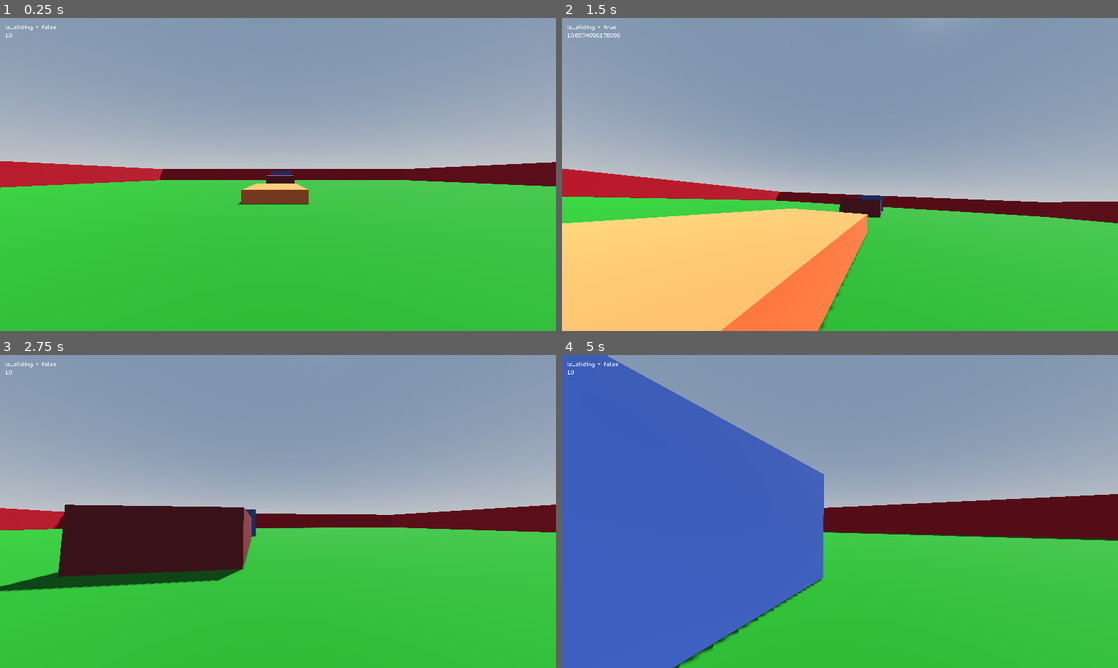
Above: before the commit, frames 1-4 (two rows, left to right).
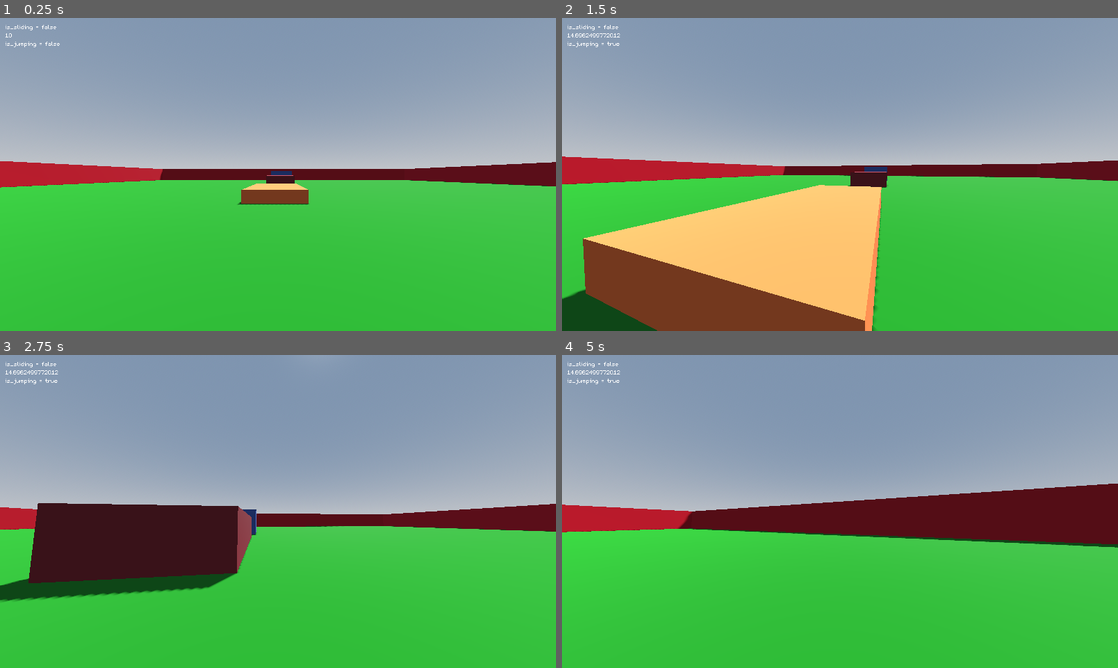
Above: after the commit, the same moments.

Repository: VanixWasTaken/Netrunner
Game: Godot game, scene res://Scenes and Scripts/test_level.tscn
Two runs of this game, one before a commit and one after it. Both use one fixed random seed, a clock stepped at 60 frames per second and the inputs below.
Inputs (mouse positions are in pixels of both pictures, inside the frame that each line leads up to):
- Up to frame 1 (0.25 s): no input
- Up to frame 2 (1.5 s): move the mouse to (867, 174) at 0.52 s; hold W (forward) from 0.53 s (still down); tap Shift (slide) at 0.6 s; tap Space (jump) at 0.77, 0.8, 1.07, 1.35 s; move the mouse to (812, 174) at 1.27 s
- Up to frame 3 (2.75 s): keep holding W (forward); tap Space (jump) at 1.52, 1.82, 2.3 s; tap Shift (slide) at 1.55, 2.1 s; move the mouse to (289, 505) at 2.02 s
- Up to frame 4 (5 s): keep holding W (forward); move the mouse to (834, 517) at 2.77 s; tap Shift (slide) at 2.85, 4.35 s; tap Space (jump) at 3.02, 3.32, 3.6, 3.77, 4.07, 4.52, 4.82 s; move the mouse to (878, 514) at 3.52 s; move the mouse to (795, 508) at 4.27 s

The runs differ from the first frame. In frame 1, less than 0.1% of the frame differs, in the area x 1-11%, y 7-10%; in frame 2, 32%; in frame 3, 3.8%; in frame 4, 38%, in the area x 0-100%, y 0-100%.

Commit message:
slide movement kombi added

Diff:
--- a/Scenes and Scripts/player.gd
+++ b/Scenes and Scripts/player.gd
@@ -2,6 +2,7 @@
 
 
 @export var speed = 10.0
+var new_speed = 10
 @export var jump_velocity = 4.5
 @export var sensitivity = 0.003
 
@@ -19,6 +20,7 @@
 
 # slide variables
 var is_sliding = false
+var is_jumping = false
 
 @onready var head = $Head
 @onready var camera = $Head/Camera3D
@@ -32,7 +34,8 @@
 
 	# label test text
 	label.text = "is_sliding = " + str(is_sliding) + "
-	" + str(speed)
+	" + str(speed) + "
+			" + "is_jumping = " + str(is_jumping)
 
 func _unhandled_input(event):
 	if event is InputEventMouseMotion:
@@ -42,27 +45,55 @@
 
 func _process(delta):
 	label.text = "is_sliding = " + str(is_sliding) + "
-			" + str(speed)
+			" + str(speed) + "
+			" + "is_jumping = " + str(is_jumping)
 
 
 func _physics_process(delta):
+	save_local_new_speed()
 	# Add the gravity.
 	if not is_on_floor():
 		velocity.y -= gravity * delta
 
 	# Handle jump.
 	if Input.is_action_just_pressed("jump") and is_on_floor():
+		is_jumping = true
+		is_sliding = false
 		velocity.y = jump_velocity
+		animation_player.stop()
+		speed = new_speed
+		new_speed = 10
+	elif is_on_floor():
+		is_jumping = false
+
+
+
 
 	# Get the input direction and handle the movement/deceleration.
 	# As good practice, you should replace UI actions with custom gameplay actions.
 	var input_dir = Input.get_vector("left", "right", "forward", "backward")
 	var direction = (head.transform.basis * Vector3(input_dir.x, 0, input_dir.y)).normalized()
 
+
 	if is_on_floor():
-		if Input.is_action_just_pressed("slide"):
+		if Input.is_action_just_pressed("slide") and !direction == Vector3.ZERO and speed == 10:
 			is_sliding = true
 			animation_player.play("slide_animation")
+		elif Input.is_action_just_pressed("slide") and !direction == Vector3.ZERO and speed < 15:
+			is_sliding = true
+			animation_player.play("slide_animation_2")
+		elif Input.is_action_just_pressed("slide") and !direction == Vector3.ZERO and speed < 20:
+			is_sliding = true
+			animation_player.play("slide_animation_3")
+		elif Input.is_action_just_pressed("slide") and !direction == Vector3.ZERO and speed < 25:
+			is_sliding = true
+			animation_player.play("slide_animation_4")
+		elif Input.is_action_just_pressed("slide") and !direction == Vector3.ZERO and speed < 30:
+			is_sliding = true
+			animation_player.play("slide_animation_5")
+		elif Input.is_action_just_pressed("slide") and !direction == Vector3.ZERO and speed < 35:
+			is_sliding = true
+			animation_player.play("slide_animation_5")
 
 		if direction:
 			velocity.x = direction.x * speed / 2
@@ -91,9 +122,15 @@
 
 	move_and_slide()
 
+	if speed > 10 and is_on_floor() and !is_sliding:
+		await get_tree().create_timer(1).timeout
+		if !is_jumping:
+			speed = 10
 
 
 
+func save_local_new_speed():
+	new_speed = speed
 
 func _headbob(time) -> Vector3:
 	var pos = Vector3.ZERO
--- a/Scenes and Scripts/player.tscn
+++ b/Scenes and Scripts/player.tscn
@@ -43,7 +43,7 @@
 "times": PackedFloat32Array(0, 1),
 "transitions": PackedFloat32Array(1, 1),
 "update": 0,
-"values": [20.0, 10.0]
+"values": [15.0, 10.0]
 }
 
 [sub_resource type="Animation" id="Animation_rnx4j"]
@@ -83,12 +83,172 @@
 "transitions": PackedFloat32Array(1),
 "update": 0,
 "values": [10.0]
+}
+
+[sub_resource type="Animation" id="Animation_f0c8r"]
+resource_name = "slide_animation_2"
+tracks/0/type = "value"
+tracks/0/imported = false
+tracks/0/enabled = true
+tracks/0/path = NodePath("Head/Camera3D:position")
+tracks/0/interp = 1
+tracks/0/loop_wrap = true
+tracks/0/keys = {
+"times": PackedFloat32Array(0, 0.3, 0.9, 1),
+"transitions": PackedFloat32Array(1, 1, 1, 1),
+"update": 0,
+"values": [Vector3(0, 0, 0), Vector3(0, -0.5, 0), Vector3(0, -0.5, 0), Vector3(0, 0, 0)]
+}
+tracks/1/type = "value"
+tracks/1/imported = false
+tracks/1/enabled = true
+tracks/1/path = NodePath("Head/Camera3D:rotation")
+tracks/1/interp = 1
+tracks/1/loop_wrap = true
+tracks/1/keys = {
+"times": PackedFloat32Array(0, 0.3, 0.9, 1),
+"transitions": PackedFloat32Array(1, 1, 1, 1),
+"update": 0,
+"values": [Vector3(0, 0, 0), Vector3(0.191986, 0, 0.0523599), Vector3(0.174533, 0, 0.0523599), Vector3(0, 0, 0)]
+}
+tracks/2/type = "value"
+tracks/2/imported = false
+tracks/2/enabled = true
+tracks/2/path = NodePath(".:speed")
+tracks/2/interp = 2
+tracks/2/loop_wrap = true
+tracks/2/keys = {
+"times": PackedFloat32Array(0, 1),
+"transitions": PackedFloat32Array(1, 1),
+"update": 0,
+"values": [20.0, 10.0]
+}
+
+[sub_resource type="Animation" id="Animation_xs2fj"]
+resource_name = "slide_animation_3"
+tracks/0/type = "value"
+tracks/0/imported = false
+tracks/0/enabled = true
+tracks/0/path = NodePath("Head/Camera3D:position")
+tracks/0/interp = 1
+tracks/0/loop_wrap = true
+tracks/0/keys = {
+"times": PackedFloat32Array(0, 0.3, 0.9, 1),
+"transitions": PackedFloat32Array(1, 1, 1, 1),
+"update": 0,
+"values": [Vector3(0, 0, 0), Vector3(0, -0.5, 0), Vector3(0, -0.5, 0), Vector3(0, 0, 0)]
+}
+tracks/1/type = "value"
+tracks/1/imported = false
+tracks/1/enabled = true
+tracks/1/path = NodePath("Head/Camera3D:rotation")
+tracks/1/interp = 1
+tracks/1/loop_wrap = true
+tracks/1/keys = {
+"times": PackedFloat32Array(0, 0.3, 0.9, 1),
+"transitions": PackedFloat32Array(1, 1, 1, 1),
+"update": 0,
+"values": [Vector3(0, 0, 0), Vector3(0.191986, 0, 0.0523599), Vector3(0.174533, 0, 0.0523599), Vector3(0, 0, 0)]
+}
+tracks/2/type = "value"
+tracks/2/imported = false
+tracks/2/enabled = true
+tracks/2/path = NodePath(".:speed")
+tracks/2/interp = 2
+tracks/2/loop_wrap = true
+tracks/2/keys = {
+"times": PackedFloat32Array(0, 1),
+"transitions": PackedFloat32Array(1, 1),
+"update": 0,
+"values": [25.0, 10.0]
+}
+
+[sub_resource type="Animation" id="Animation_kw6du"]
+resource_name = "slide_animation_4"
+tracks/0/type = "value"
+tracks/0/imported = false
+tracks/0/enabled = true
+tracks/0/path = NodePath("Head/Camera3D:position")
+tracks/0/interp = 1
+tracks/0/loop_wrap = true
+tracks/0/keys = {
+"times": PackedFloat32Array(0, 0.3, 0.9, 1),
+"transitions": PackedFloat32Array(1, 1, 1, 1),
+"update": 0,
+"values": [Vector3(0, 0, 0), Vector3(0, -0.5, 0), Vector3(0, -0.5, 0), Vector3(0, 0, 0)]
+}
+tracks/1/type = "value"
+tracks/1/imported = false
+tracks/1/enabled = true
+tracks/1/path = NodePath("Head/Camera3D:rotation")
+tracks/1/interp = 1
+tracks/1/loop_wrap = true
+tracks/1/keys = {
+"times": PackedFloat32Array(0, 0.3, 0.9, 1),
+"transitions": PackedFloat32Array(1, 1, 1, 1),
+"update": 0,
+"values": [Vector3(0, 0, 0), Vector3(0.191986, 0, 0.0523599), Vector3(0.174533, 0, 0.0523599), Vector3(0, 0, 0)]
+}
+tracks/2/type = "value"
+tracks/2/imported = false
+tracks/2/enabled = true
+tracks/2/path = NodePath(".:speed")
+tracks/2/interp = 2
+tracks/2/loop_wrap = true
+tracks/2/keys = {
+"times": PackedFloat32Array(0, 1),
+"transitions": PackedFloat32Array(1, 1),
+"update": 0,
+"values": [30.0, 10.0]
+}
+
+[sub_resource type="Animation" id="Animation_hf0qv"]
+resource_name = "slide_animation_5"
+tracks/0/type = "value"
+tracks/0/imported = false
+tracks/0/enabled = true
+tracks/0/path = NodePath("Head/Camera3D:position")
+tracks/0/interp = 1
+tracks/0/loop_wrap = true
+tracks/0/keys = {
+"times": PackedFloat32Array(0, 0.3, 0.9, 1),
+"transitions": PackedFloat32Array(1, 1, 1, 1),
+"update": 0,
+"values": [Vector3(0, 0, 0), Vector3(0, -0.5, 0), Vector3(0, -0.5, 0), Vector3(0, 0, 0)]
+}
+tracks/1/type = "value"
+tracks/1/imported = false
+tracks/1/enabled = true
+tracks/1/path = NodePath("Head/Camera3D:rotation")
+tracks/1/interp = 1
+tracks/1/loop_wrap = true
+tracks/1/keys = {
+"times": PackedFloat32Array(0, 0.3, 0.9, 1),
+"transitions": PackedFloat32Array(1, 1, 1, 1),
+"update": 0,
+"values": [Vector3(0, 0, 0), Vector3(0.191986, 0, 0.0523599), Vector3(0.174533, 0, 0.0523599), Vector3(0, 0, 0)]
+}
+tracks/2/type = "value"
+tracks/2/imported = false
+tracks/2/enabled = true
+tracks/2/path = NodePath(".:speed")
+tracks/2/interp = 2
+tracks/2/loop_wrap = true
+tracks/2/keys = {
+"times": PackedFloat32Array(0, 1),
+"transitions": PackedFloat32Array(1, 1),
+"update": 0,
+"values": [35.0, 10.0]
 }
 
 [sub_resource type="AnimationLibrary" id="AnimationLibrary_b45fm"]
 _data = {
 "RESET": SubResource("Animation_rnx4j"),
-"slide_animation": SubResource("Animation_82jkl")
+"slide_animation": SubResource("Animation_82jkl"),
+"slide_animation_2": SubResource("Animation_f0c8r"),
+"slide_animation_3": SubResource("Animation_xs2fj"),
+"slide_animation_4": SubResource("Animation_kw6du"),
+"slide_animation_5": SubResource("Animation_hf0qv")
 }
 
 [node name="Player" type="CharacterBody3D"]
Not shown: 1 places in Scenes and Scripts/player.tscn that only renumber resources
